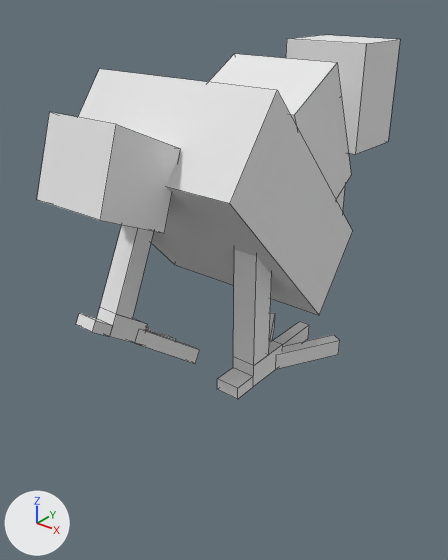
One commit to the Blender file models/duck.blend: the scene before it, then after it.
The view is the same before and after, from a 50 mm camera at (3.68, -4.21, 3.7) aimed at (-0.14, 0.56, 0.75). The axes (+X, +Y, +Z) are drawn at lower left. The lights are the same throughout. Both versions are drawn at frame 50 of the action 'ArmatureAction'; the numbers are the values there. Mesh edges are drawn as thin lines.
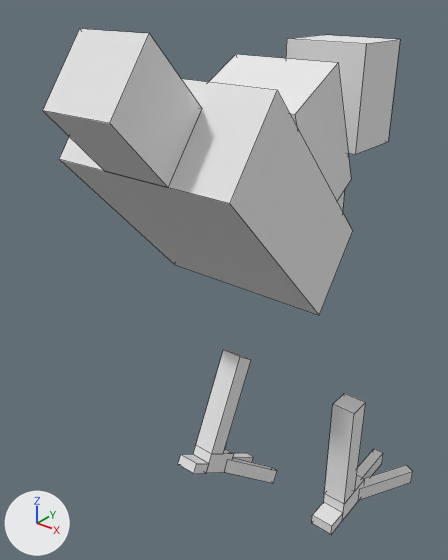
Changed parts and their boxes (x1, y1, x2, y2) in the pictures (448 x 560 px; the box of a moved part takes in the faces that stretch with it):
'Cube', reshaped (39% taller)
    before: (37, 35, 400, 399)
    after: (43, 29, 413, 534)
part 1 of me_cube_008, moved or reshaped
    before: (233, 250, 272, 366)
    after: (324, 393, 366, 504)
part 2 of me_cube_008, moved or reshaped (not visible afterwards)
    before: (269, 313, 275, 340)
part 3 of me_cube_008, moved or reshaped
    before: (273, 321, 309, 346)
    after: (357, 449, 383, 478)
part 4 of me_cube_008, moved or reshaped
    before: (276, 335, 340, 369)
    after: (359, 465, 413, 500)
part 5 of me_cube_008, moved or reshaped
    before: (217, 368, 253, 399)
    after: (312, 502, 343, 534)
part 6 of me_cube_008, moved or reshaped
    before: (233, 339, 283, 387)
    after: (324, 475, 365, 520)
part 7 of me_cube_008, moved or reshaped
    before: (146, 329, 176, 340)
    after: (233, 453, 253, 462)
part 8 of me_cube_008, moved or reshaped
    before: (135, 329, 199, 364)
    after: (224, 458, 277, 483)
part 9 of me_cube_008, moved or reshaped
    before: (76, 313, 113, 337)
    after: (178, 454, 209, 474)
part 10 of me_cube_008, moved or reshaped
    before: (97, 307, 148, 343)
    after: (193, 445, 234, 473)
part 11 of me_cube_008, moved or reshaped
    before: (37, 54, 351, 319)
    after: (43, 29, 351, 454)

Edits to the bpy script that builds the scene:
```text
Change me_cube_008:
    used by ob_cube; location = (0.63, 0.9, 0.0); rotation_euler = (0.0, 0.0, 1.571), in degrees (0, 0, 90); scale = (1.0, 1.0, 0.5)
    remove me_cube_008.from_pydata(...)  # 152 vertices, 114 faces; spans x -2.34..2.16, y -0.48..1.9, z -0.56..6.16
    add me_cube_008.from_pydata(...)  # 152 vertices, 114 faces; spans x -2.21..2.16, y -1.24..1.66, z -4.43..6.71
    me_cube_008 part 1: the loose piece of 8 vertices spanning x -0.98..-0.73, y -0.12..0.13, z 0.68..3.18 is moved by (0.73, -0.76, -3.8)
    me_cube_008 part 2: the loose piece of 8 vertices spanning x -0.59..0.13, y 0.02..0.49, z 0.18..0.53 is moved by (0.73, -0.76, -3.8)
    me_cube_008 part 3: the loose piece of 8 vertices spanning x -0.61..0.14, y -0.05..0.07, z 0.18..0.53 is moved by (0.73, -0.76, -3.8)
    me_cube_008 part 4: the loose piece of 8 vertices spanning x -0.59..0.13, y -0.48..-0.01, z 0.18..0.53 is moved by (0.73, -0.76, -3.8)
    me_cube_008 part 5: the loose piece of 8 vertices spanning x -1.23..-0.98, y -0.12..0.13, z 0.18..0.43 is moved by (0.73, -0.76, -3.8)
    me_cube_008 part 6: the loose piece of 8 vertices spanning x -0.98..-0.48, y -0.12..0.13, z 0.18..0.68 is moved by (0.73, -0.76, -3.8)
    me_cube_008 part 7: the loose piece of 8 vertices spanning x -1.24..-0.52, y 1.35..1.47, z -0.56..0.65 is scaled about its middle by (1.01, 1, 0.971), then moved by (0.72, -0.66, -3.88)
    me_cube_008 part 8: the loose piece of 8 vertices spanning x -1.22..-0.53, y 0.92..1.4, z -0.54..0.63 is scaled about its middle by (1.01, 1, 0.972), then moved by (0.72, -0.66, -3.88)
    me_cube_008 part 9: the loose piece of 8 vertices spanning x -1.77..-1.5, y 1.28..1.53, z 0.81..1.33 is moved by (0.71, -0.66, -3.91)
    me_cube_008 part 10: the loose piece of 8 vertices spanning x -1.56..-1.02, y 1.28..1.53, z 0.2..1.24 is turned -1.1 degrees about the y axis through its middle and scaled by 0.99, then moved by (0.71, -0.66, -3.9)
    me_cube_008 part 11: 26 of 152 vertices moved; they spanned x -2.34..1.44, y 0.03..1.53, z 0.94..5.96 and now span x -2.21..1.44, y 0.03..1.28, z -2.96..6.71; mean shift (0.28, -0.21, -0.92); largest move (-0.73, 1.28, 3.26) -> (0.0, 0.62, -0.8)
```
